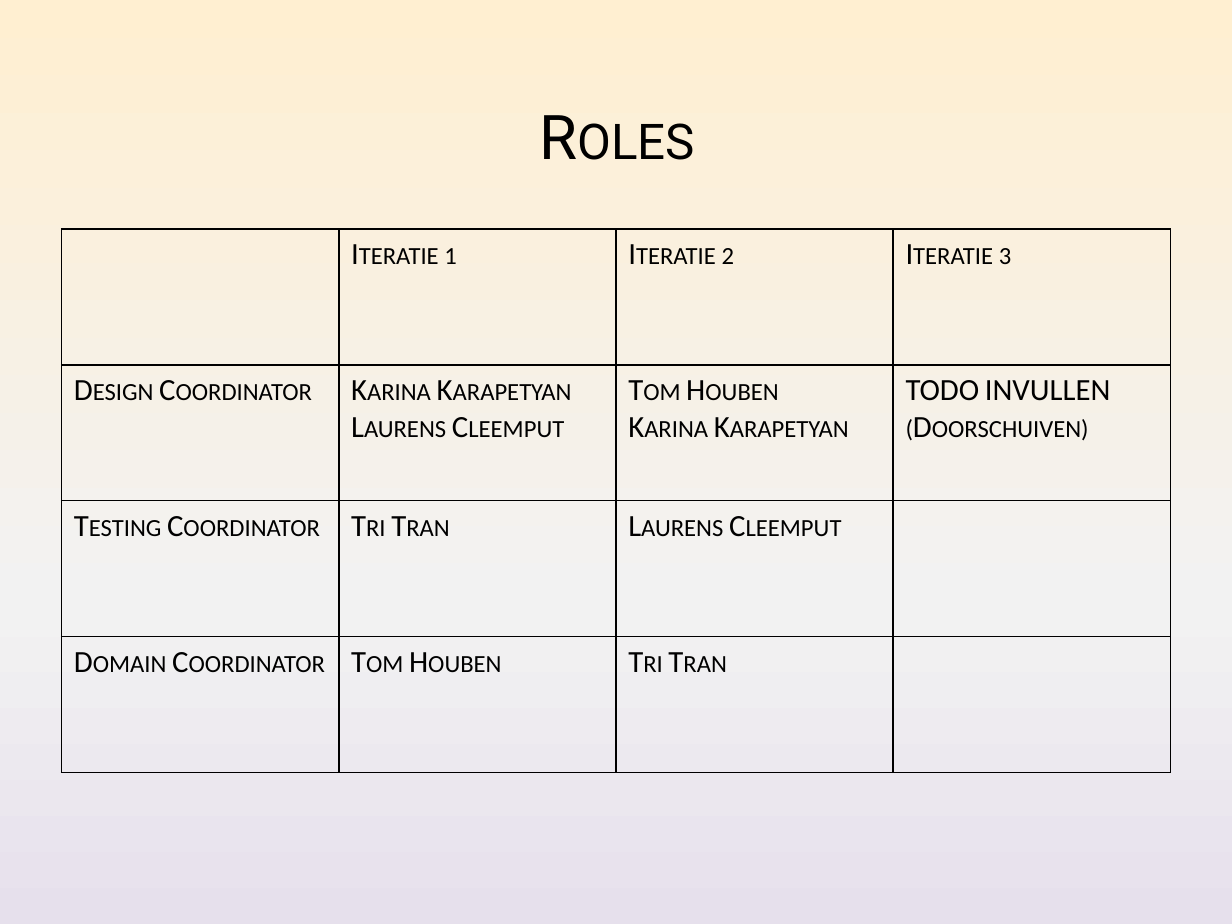
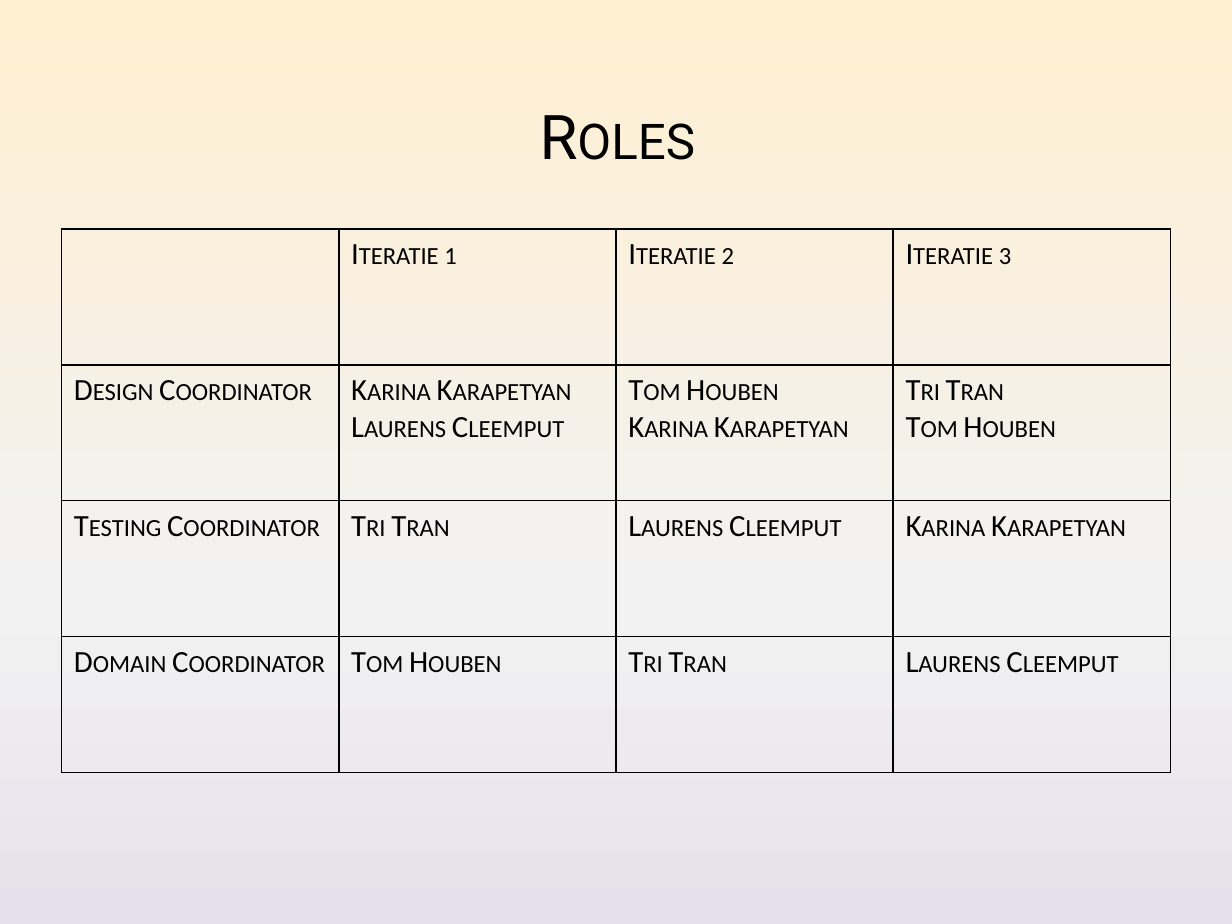
Before and after one commit to Nickelium/Software-Development, a slide deck: slide 21 of Presentaties/Iteratie 2/SWOP Presentatie 2 Inhoud.pptx (slide 22 before the commit). Drawn at 1232x924 pixels with LibreOffice and Linux fonts; fonts in the diff are those of the drawing. Boxes give left, top, right and bottom in pixels: in the first picture for what was removed or moved away, otherwise in the second. Text is boxed around its words. In the diff, an @@ line names an element or a change of style, - is before the commit and + after.

```diff
--- a/Presentaties/Iteratie 2/SWOP Presentatie 2 Inhoud.pptx
+++ b/Presentaties/Iteratie 2/SWOP Presentatie 2 Inhoud.pptx
@@ table at <box>62,229,1170,772</box> @@
-row 2, column 4: TODO INVULLEN (Doorschuiven)
+row 2, column 4: Tri Tran / Tom Houben
-row 3, column 4: 
+row 3, column 4: Karina Karapetyan
-row 4, column 4: 
+row 4, column 4: Laurens Cleemput
```
Also in this commit, not shown: 11 other slides changed, 1 slide added, 2 slides removed, 1 other file.
